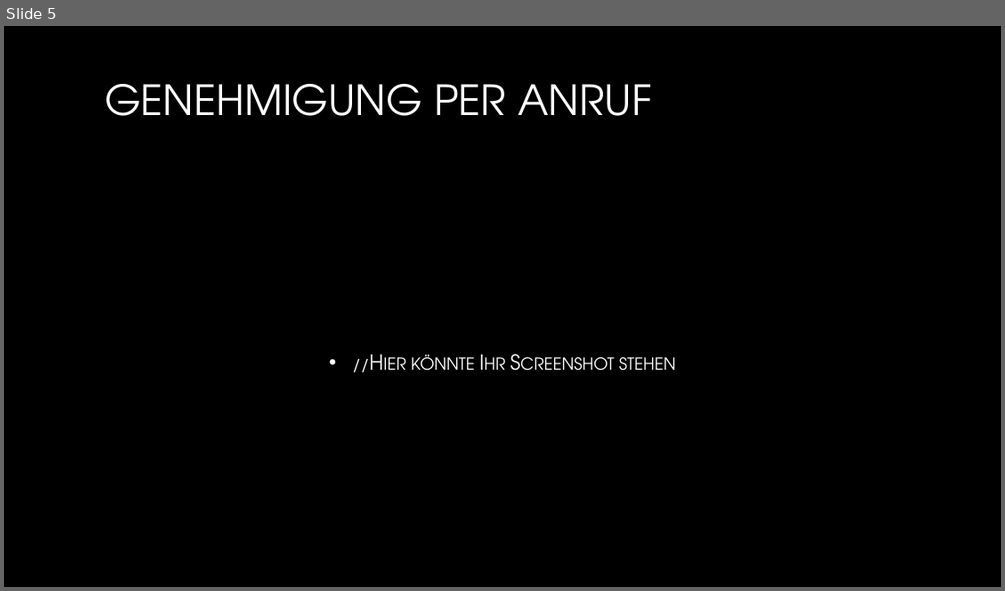
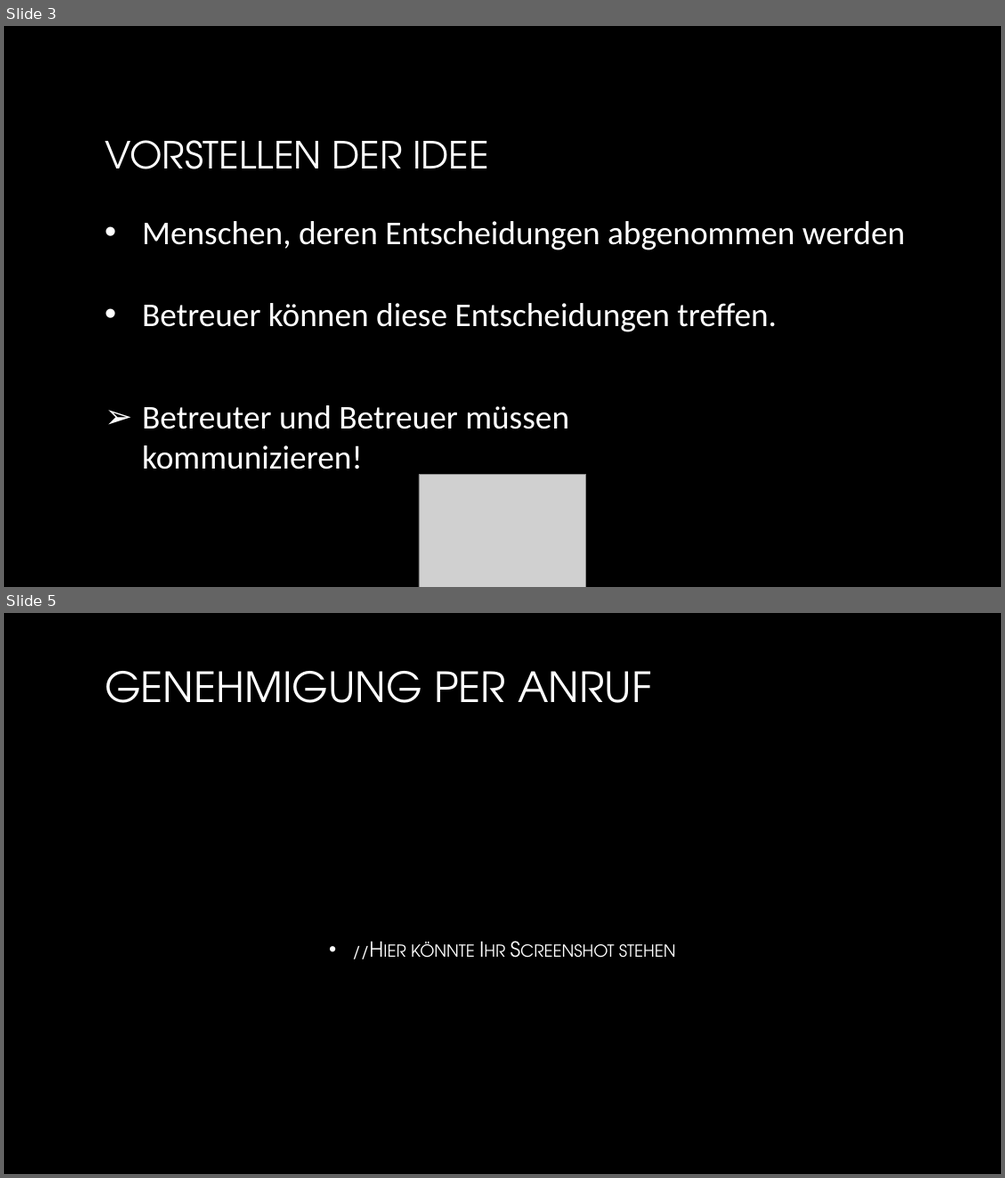
Before and after one commit to YK18415/TeamAndroid, a slide deck: documentation/TeamAndroid_Praesentation.pptx. Shown one above the other, each under a label of ours: slide 5 before the commit, slides 3 and 5 after it; the slides between them are not shown. The pictures are 1005x591 and 1005x1178 pixels, drawn with LibreOffice and Linux fonts; fonts in the diff are those of the drawing; grey boxes stand for pictures; background and template pictures are left out. Boxes give left, top, right and bottom in pixels: in the first picture for what was removed or moved away, otherwise in the second. Text is boxed around its words. In the diff, an @@ line names an element or a change of style, - is before the commit and + after.

```diff
--- a/documentation/TeamAndroid_Praesentation.pptx
+++ b/documentation/TeamAndroid_Praesentation.pptx
@@ slide 3 added at (x1=4, y1=26, x2=1001, y2=587), background picture (left out) @@
@@ title added at (x1=105, y1=140, x2=489, y2=169), 36 pt, text gradient #FFFFFF to #A6A6A6 @@
+VORSTELLEN DER IDEE
@@ text added at (x1=142, y1=221, x2=905, y2=250), 32 pt, text #FFFFFF @@
+• Menschen, deren Entscheidungen abgenommen werden
@@ text added at (x1=142, y1=303, x2=777, y2=332), 32 pt, text #FFFFFF @@
+• Betreuer können diese Entscheidungen treffen.
@@ text added at (x1=142, y1=405, x2=569, y2=469), 32 pt, text #FFFFFF @@
+➢ Betreuter und Betreuer müssen kommunizieren!
@@ picture added at (x1=419, y1=475, x2=587, y2=587) @@
```
Also in this commit, not shown: 2 slides changed, 1 other slide added, 2 slides removed, 6 other files.
